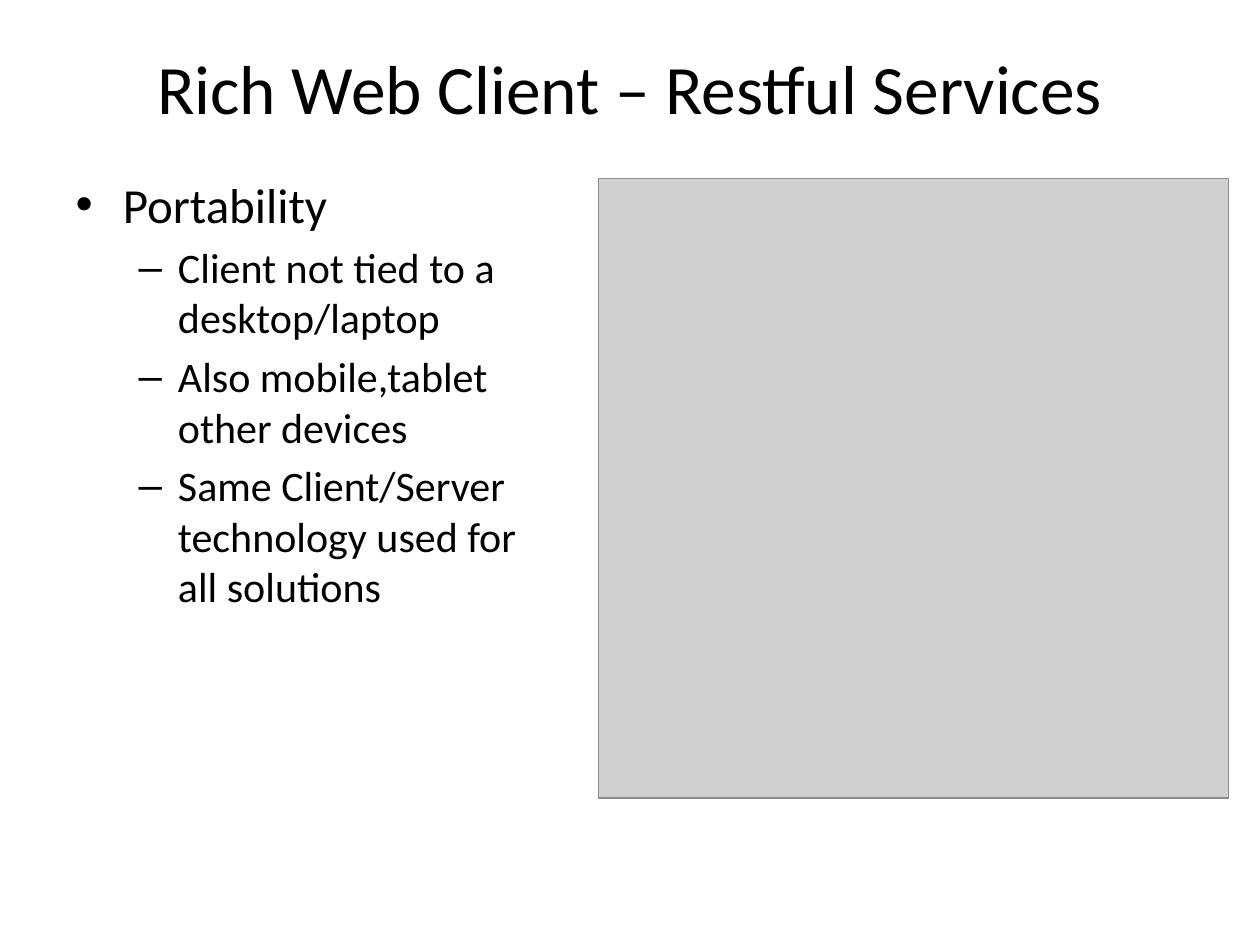
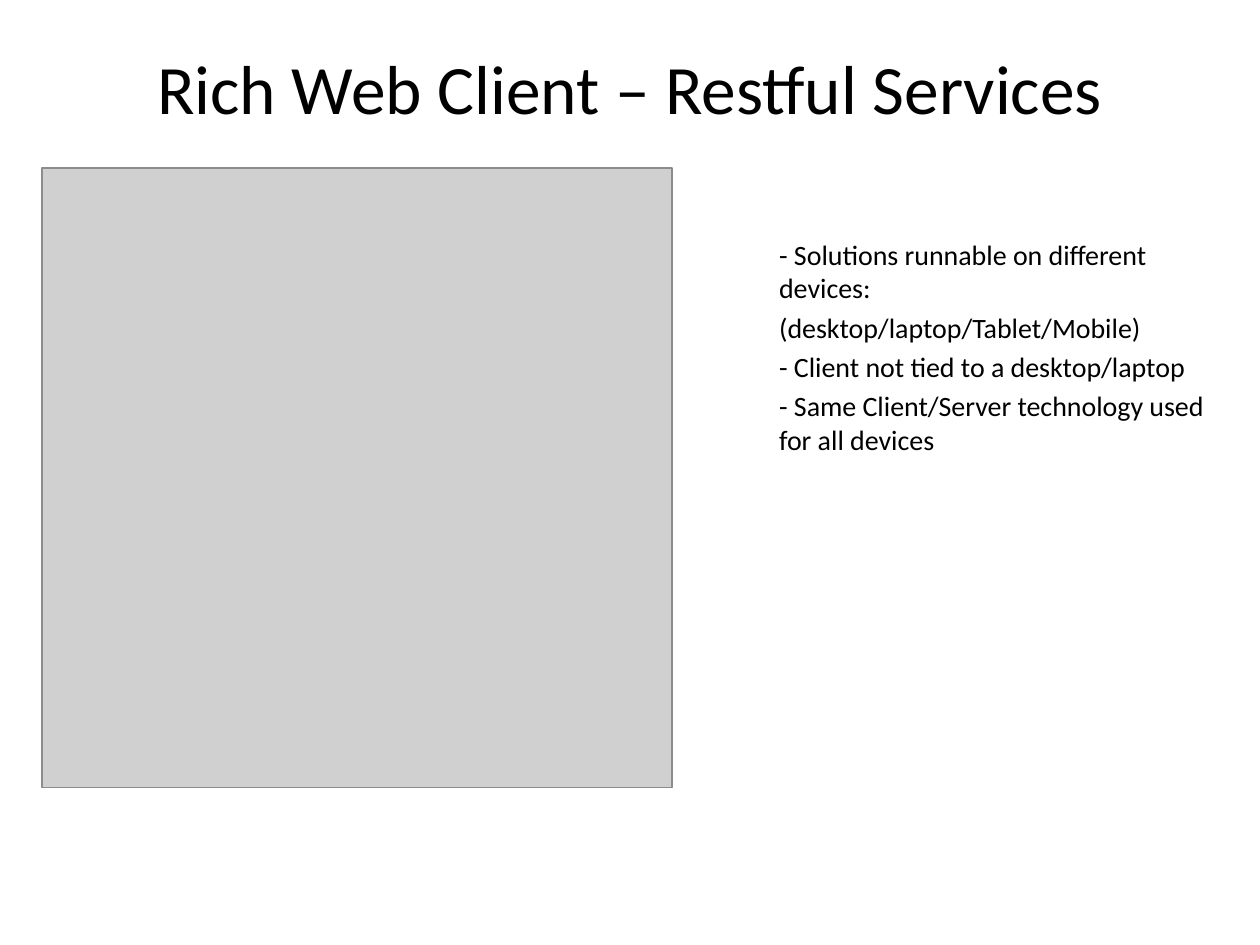
Before and after one commit to perlovdinger/testManagement, a slide deck: slide 2 of 5_Architecture/ArchTechnology.pptx (slide 3 before the commit). Drawn at 1260x945 pixels with LibreOffice and Linux fonts; fonts in the diff are those of the drawing; grey boxes stand for pictures. Boxes give left, top, right and bottom in pixels: in the first picture for what was removed or moved away, otherwise in the second. Text is boxed around its words. In the diff, an @@ line names an element or a change of style, - is before the commit and + after.

```diff
--- a/5_Architecture/ArchTechnology.pptx
+++ b/5_Architecture/ArchTechnology.pptx
@@ picture: place and size @@
-picture at [598,179,1228,799]
+picture at [42,168,672,788]
@@ text at [779,245,1203,451]: text changed; size 24 to 16 pt @@
-• Portability
-  – Client not tied to a desktop/laptop
-  – Also mobile,tablet other devices
-  – Same Client/Server technology used for all solutions
+  - Solutions runnable on different devices:
+  (desktop/laptop/Tablet/Mobile)
+  - Client not tied to a desktop/laptop
+  - Same Client/Server technology used for all devices
```
Also in this commit, not shown: 2 slides added, 2 slides removed, 21 other files.
